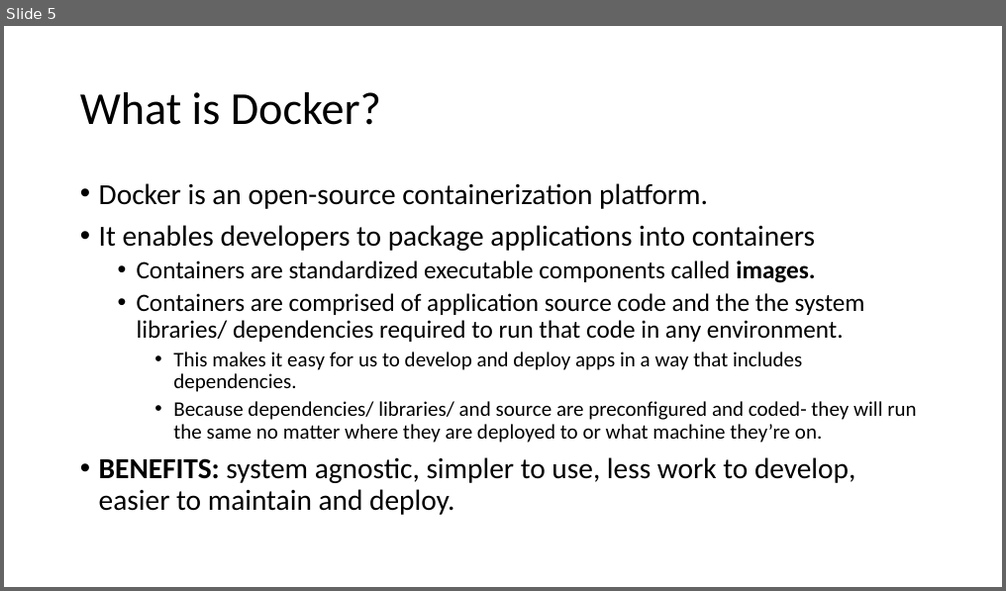
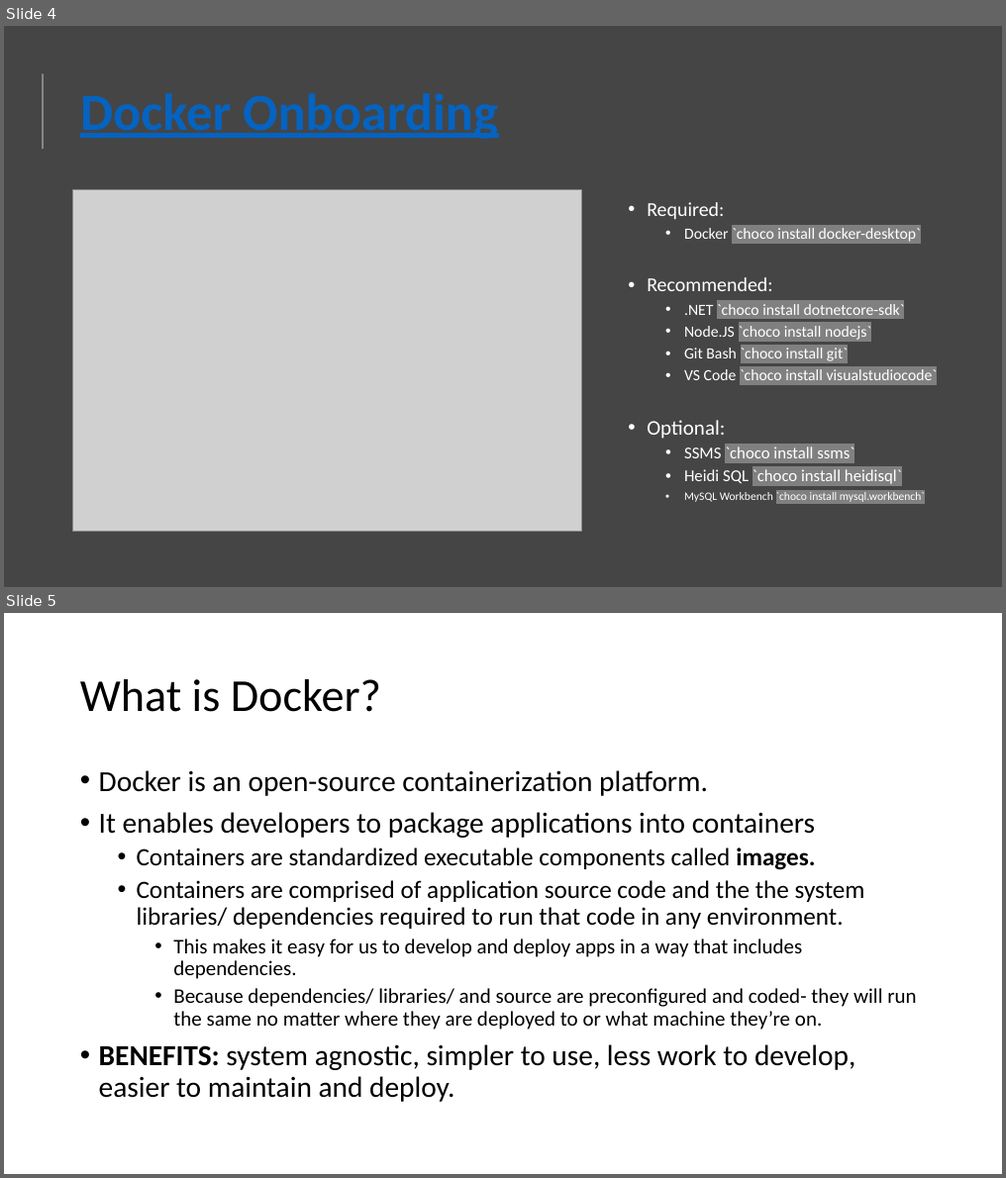
Before and after one commit to dvdmrk/DockerPresentation, a slide deck: Slides/DockerPresentation.pptx. Shown one above the other, each under a label of ours: slide 5 before the commit, slides 4 and 5 after it. The pictures are 1006x591 and 1006x1178 pixels, drawn with LibreOffice and Linux fonts; fonts in the diff are those of the drawing; grey boxes stand for pictures. Boxes give left, top, right and bottom in pixels: in the first picture for what was removed or moved away, otherwise in the second. Text is boxed around its words. In the diff, an @@ line names an element or a change of style, - is before the commit and + after.

```diff
--- a/Slides/DockerPresentation.pptx
+++ b/Slides/DockerPresentation.pptx
@@ slide 4 added at (4,26,1002,587), background #454545 @@
@@ rectangle added at (43,74,43,149), fill #FFFFFF @@
@@ title added at (80,93,498,139), 50 pt, text #0563C1, bold, underline @@
+Docker Onboarding
@@ picture added at (72,190,581,531) @@
@@ text added at (647,202,937,502), 15 pt, text #FFFFFF @@
+• Required:
+  • Docker `choco install docker-desktop`
+• Recommended:
+  • .NET `choco install dotnetcore-sdk`
+  • Node.JS `choco install nodejs`
+  • Git Bash `choco install git`
+  • VS Code `choco install visualstudiocode`
+• Optional:
+  • SSMS `choco install ssms`
+  • Heidi SQL `choco install heidisql`
+  • MySQL Workbench `choco install mysql.workbench`
```
Also in this commit, not shown: 3 slides changed, 27 other slides added, 4 slides removed, 2 other files.
